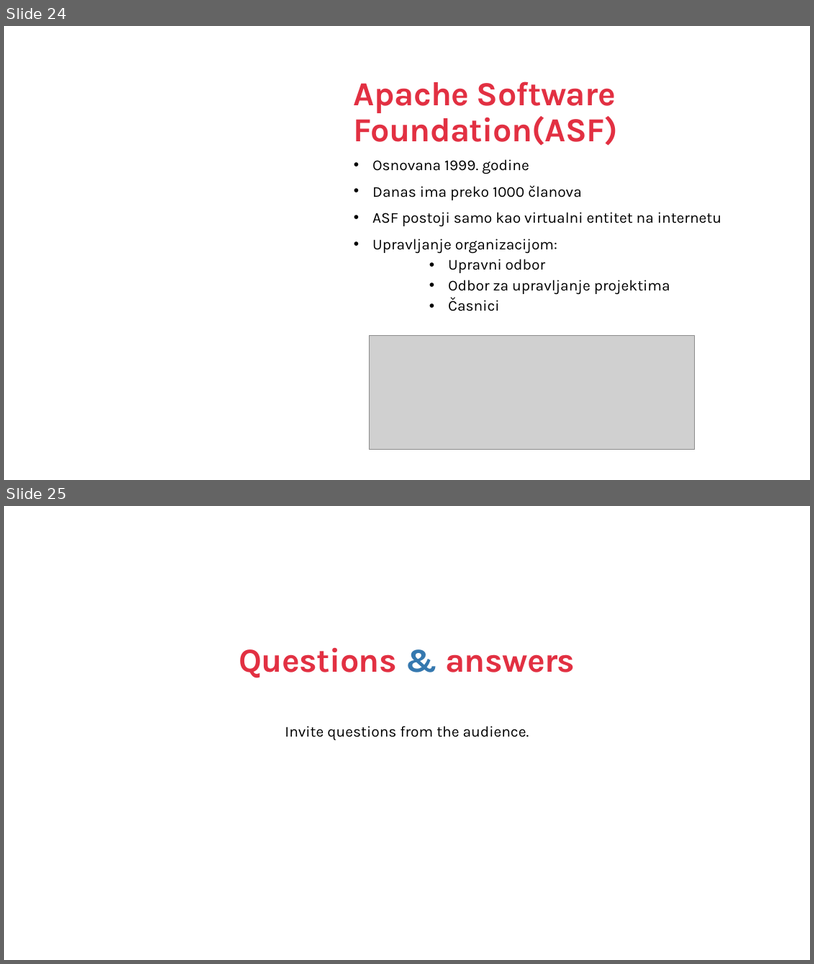
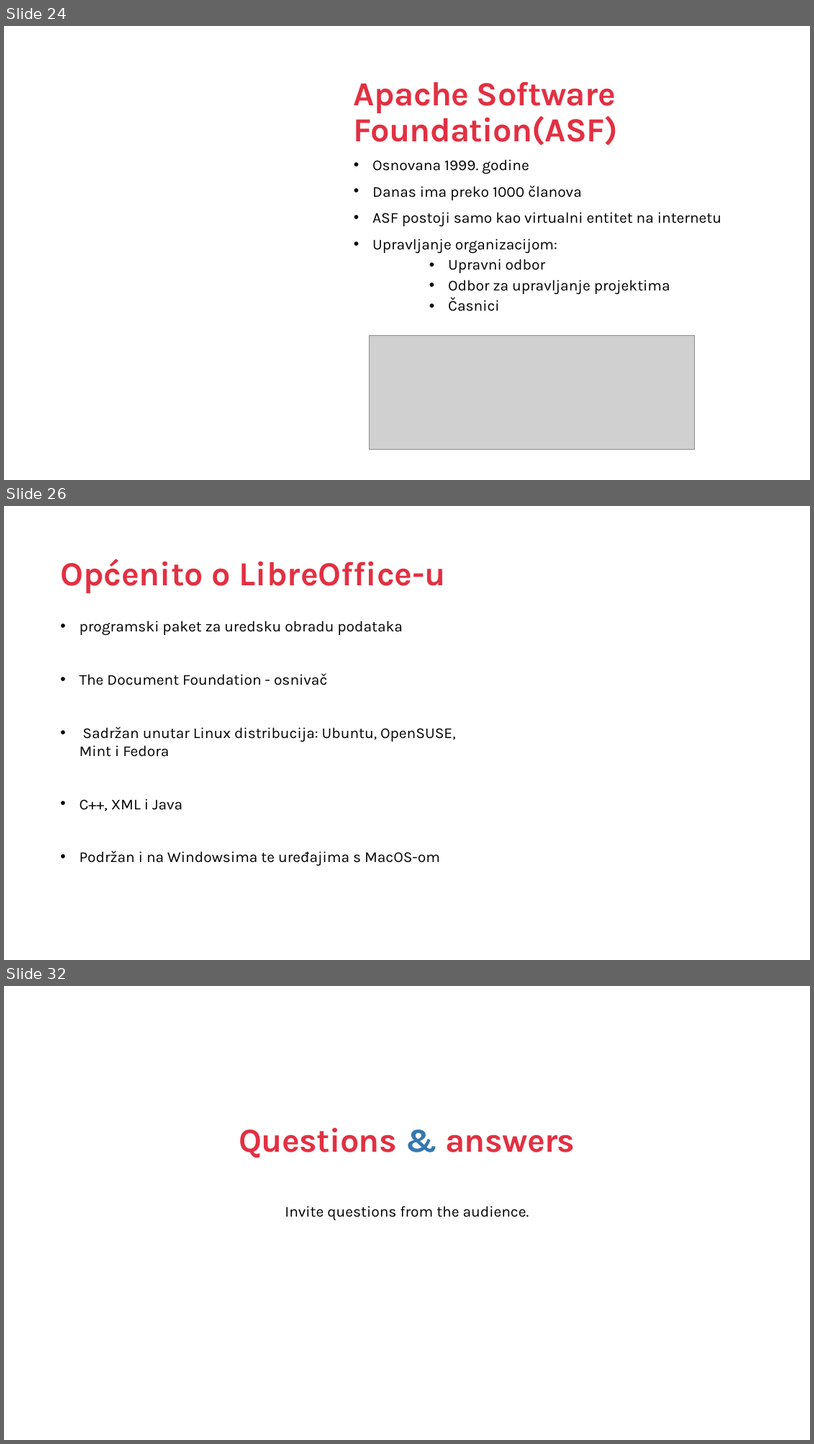
Before and after one commit to CvetkovskiIvor/ProgramskoInzenjerstvoSeminar, a slide deck: Open Source Prezentacija.pptx. Shown one above the other, each under a label of ours: slides 24 and 25 before the commit, slides 24, 26 and 32 after it; the slides between them are not shown. The pictures are 814x964 and 814x1444 pixels, drawn with LibreOffice and Linux fonts; fonts in the diff are those of the drawing; grey boxes stand for pictures; background and template pictures are left out. Boxes give left, top, right and bottom in pixels: in the first picture for what was removed or moved away, otherwise in the second. Text is boxed around its words. In the diff, an @@ line names an element or a change of style, - is before the commit and + after.

```diff
--- a/Open Source Prezentacija.pptx
+++ b/Open Source Prezentacija.pptx
@@ slide 26 added at [4,506,810,960], background #FFFFFF @@
@@ title added at [60,559,446,593], 40 pt, text #E23042, bold @@
+Općenito o LibreOffice-u
@@ text added at [80,620,456,865], 18 pt, text #000000 @@
+• programski paket za uredsku obradu podataka
+• The Document Foundation - osnivač
+• Sadržan unutar Linux distribucija: Ubuntu, OpenSUSE, Mint i Fedora
+• C++, XML i Java
+• Podržan i na Windowsima te uređajima s MacOS-om
@@ what was slide 25 is now slide 32 @@
```
Also in this commit, not shown: 1 slide changed, 6 other slides added.
